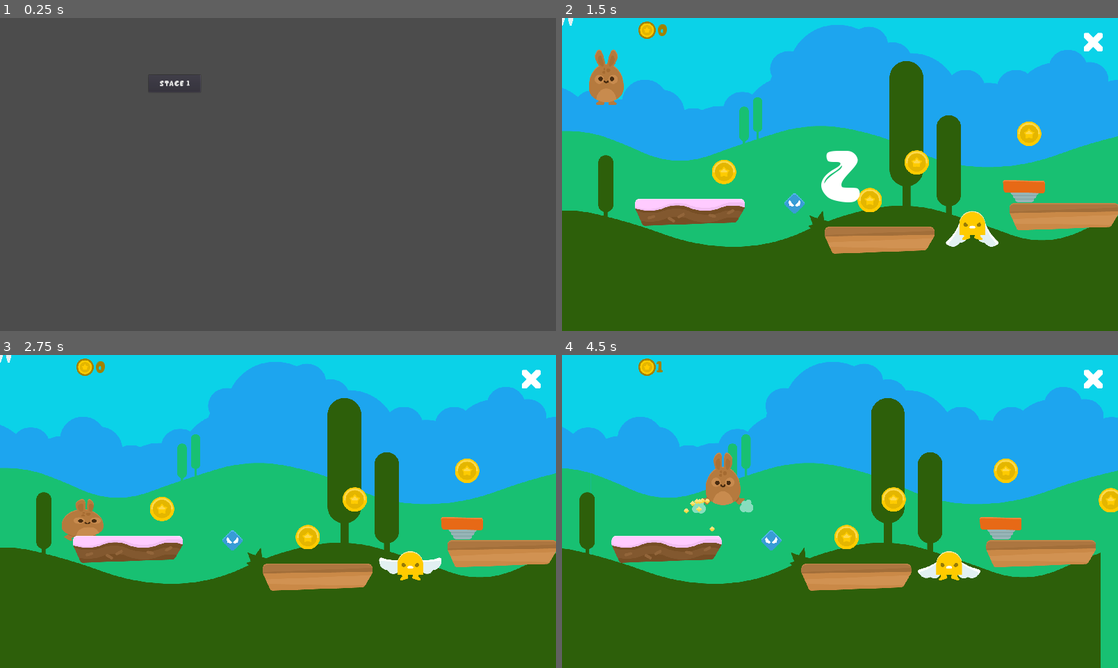
Above: before the commit, frames 1-4 (two rows, left to right).
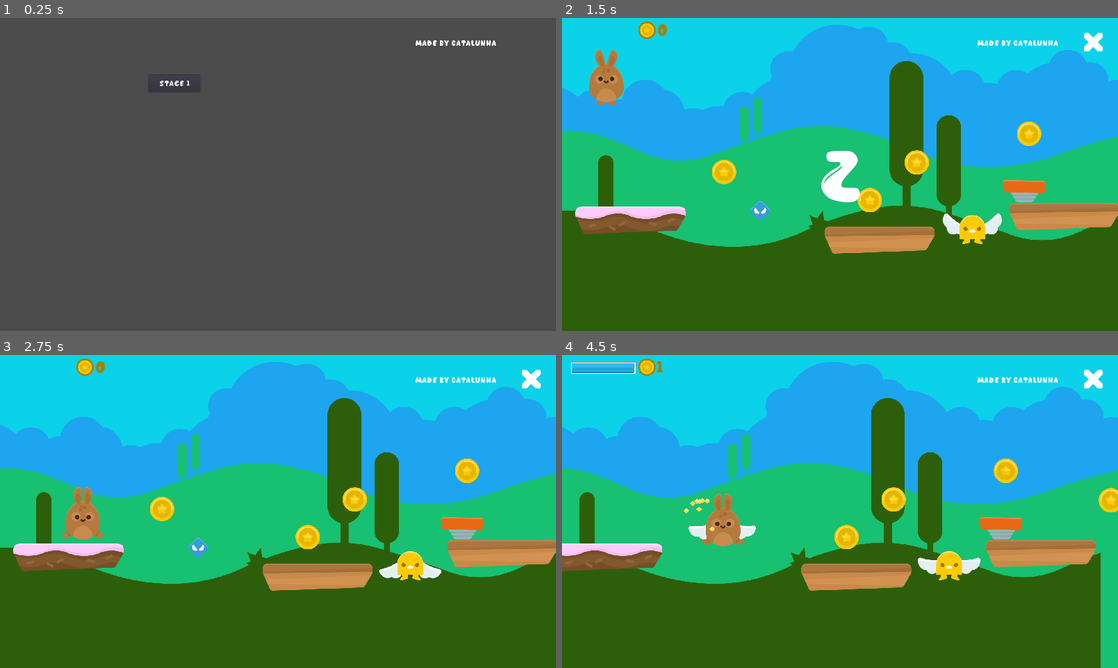
Above: after the commit, the same moments.

Repository: catalunha/bunnerrunner
Game: Godot game, scene res://scenes/game.tscn
Two runs of this game, one before a commit and one after it. Both use one fixed random seed, a clock stepped at 60 frames per second and the inputs below.
Inputs (mouse positions are in pixels of both pictures, inside the frame that each line leads up to):
- Up to frame 1 (0.25 s): no input
- Up to frame 2 (1.5 s): click "Stage 1" at 0.5 s; move the mouse to (962, 158) at 1.27 s; tap Ctrl (jump) at 1.35 s; click (962, 158) at 1.42 s
- Up to frame 3 (2.75 s): tap Ctrl (jump) at 1.52, 1.82, 2.1, 2.27, 2.57 s; move the mouse to (166, 527) at 2.02 s; click (166, 527) at 2.17 s
- Up to frame 4 (4.5 s): move the mouse to (895, 442) at 2.77 s; tap Ctrl (jump) at 2.85, 3.6, 3.77, 4.07, 4.35 s; click (895, 442) at 2.92 s; move the mouse to (812, 574) at 3.52 s; click (812, 574) at 3.67 s; move the mouse to (1006, 558) at 4.27 s; click (1006, 558) at 4.42 s

The runs differ from the first frame. In frame 1, 0.2% of the frame differs, in the area x 74-90%, y 7-9%; in frame 2, 3.5%; in frame 3, 3.5%; in frame 4, 5.0%, in the area x 0-96%, y 2-72%.

Commit message:
pop21

Diff:
--- a/project.godot
+++ b/project.godot
@@ -31,8 +31,6 @@
 
 window/size/width=1920
 window/size/height=1080
-window/size/test_width=640
-window/size/test_height=360
 window/stretch/mode="2d"
 window/stretch/aspect="keep"
 
--- a/resources/player_skin_brown.tres
+++ b/resources/player_skin_brown.tres
@@ -13,14 +13,14 @@
 "name": "idle",
 "speed": 5.0
 }, {
+"frames": [ ExtResource( 5 ) ],
+"loop": true,
+"name": "hurt",
+"speed": 5.0
+}, {
 "frames": [ ExtResource( 2 ), ExtResource( 3 ) ],
 "loop": true,
 "name": "victory",
-"speed": 5.0
-}, {
-"frames": [ ExtResource( 3 ) ],
-"loop": true,
-"name": "jump",
 "speed": 5.0
 }, {
 "frames": [ ExtResource( 4 ), ExtResource( 1 ) ],
@@ -28,8 +28,8 @@
 "name": "walk",
 "speed": 5.0
 }, {
-"frames": [ ExtResource( 5 ) ],
+"frames": [ ExtResource( 3 ) ],
 "loop": true,
-"name": "hurt",
+"name": "jump",
 "speed": 5.0
 } ]
--- a/scenes/game.tscn
+++ b/scenes/game.tscn
@@ -39,6 +39,10 @@
 "update": 1,
 "values": [ true, false ]
 }
+
+[sub_resource type="DynamicFont" id=3]
+size = 30
+font_data = ExtResource( 2 )
 
 [node name="game" type="Node" groups=[
 "game",
@@ -86,6 +90,17 @@
 "_edit_use_anchors_": false
 }
 
+[node name="Label" type="Label" parent="HUD"]
+margin_left = 1432.59
+margin_top = 68.805
+margin_right = 1702.59
+margin_bottom = 101.805
+custom_fonts/font = SubResource( 3 )
+text = "Made by Catalunha"
+__meta__ = {
+"_edit_use_anchors_": false
+}
+
 [node name="interface" type="Node2D" parent="."]
 
 [node name="stage_buttons" type="GridContainer" parent="interface"]
--- a/scenes/stage_button.tscn
+++ b/scenes/stage_button.tscn
@@ -14,4 +14,7 @@
 custom_fonts/font = SubResource( 1 )
 text = "Stage 01"
 script = ExtResource( 1 )
+__meta__ = {
+"_edit_use_anchors_": false
+}
 [connection signal="pressed" from="." to="." method="_on_stage_button_pressed"]
--- a/scenes/test_area.tscn
+++ b/scenes/test_area.tscn
@@ -16,7 +16,7 @@
 [node name="platforms" type="Node" parent="."]
 
 [node name="platform_big" parent="platforms" instance=ExtResource( 4 )]
-position = Vector2( 441.517, 669.96 )
+position = Vector2( 236.758, 698.244 )
 texture = 0
 
 [node name="platform_big2" parent="platforms" instance=ExtResource( 4 )]
@@ -67,7 +67,7 @@
 [node name="fly_powerups" type="Node" parent="."]
 
 [node name="fly_powerup" parent="fly_powerups" instance=ExtResource( 6 )]
-position = Vector2( 803.381, 639.732 )
+position = Vector2( 684.721, 665.159 )
 
 [node name="wingmans" type="Node" parent="."]
 
@@ -75,3 +75,4 @@
 position = Vector2( 1417, 727.1 )
 
 [node name="spikes" parent="." instance=ExtResource( 12 )]
+visible = false
--- a/scenes/wingman.tscn
+++ b/scenes/wingman.tscn
@@ -95,6 +95,7 @@
 
 [node name="sprite" type="AnimatedSprite" parent="."]
 frames = SubResource( 1 )
+frame = 3
 playing = true
 
 [node name="body" type="Area2D" parent="."]
Not shown: 1 places in scenes/game.tscn that only renumber resources
